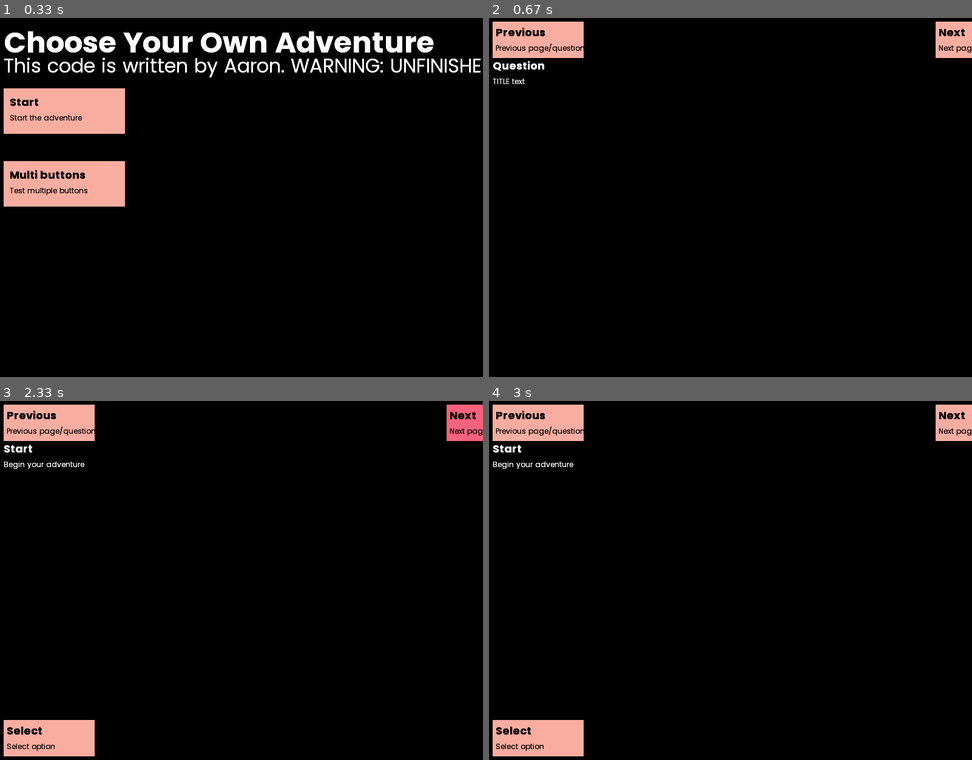
Above: before the commit, frames 1-4 (two rows, left to right).
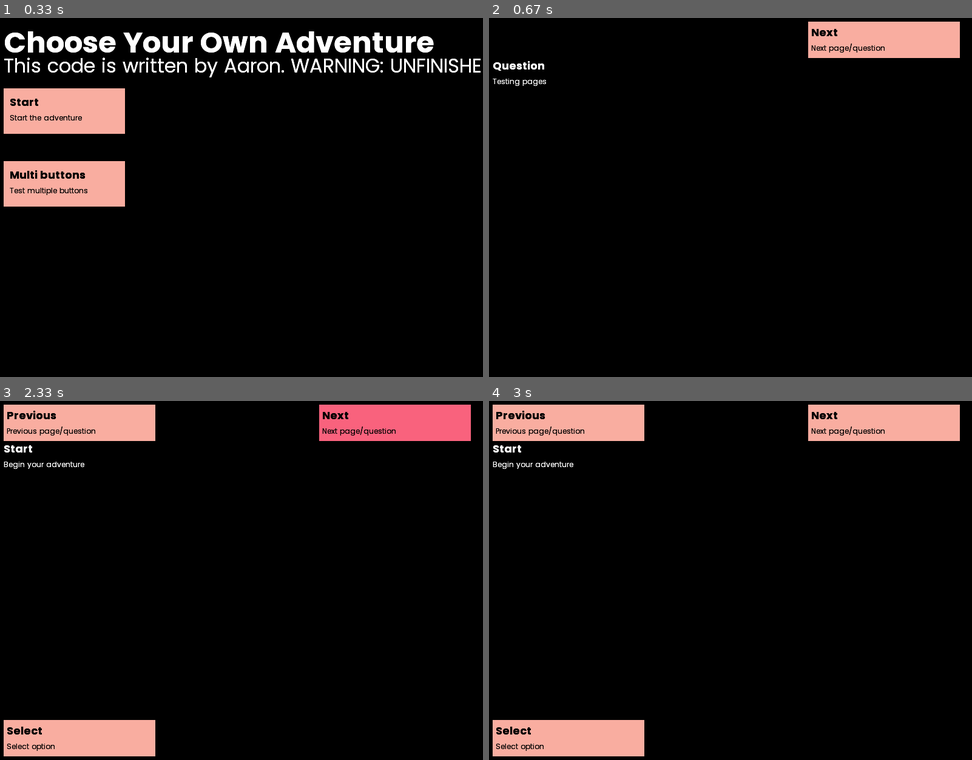
Above: after the commit, the same moments.

Repository: prawny-boy/Choose_Your_Own_Adventure
Game: pygame game, started from Pygame/pygame_CYOA.py
The game is run twice, just before and just after one commit, with the same random seed, the same clock (stepped at 60 frames per second) and the same inputs.
Inputs (mouse positions are in pixels of both pictures, inside the frame that each line leads up to):
- Up to frame 1 (0.33 s): no input
- Up to frame 2 (0.67 s): click "Multi buttons" at 0.38 s
- Up to frame 3 (2.33 s): click "Next" at 0.88 s; click (86, 666) at 1.22 s; click "Next" at 2.05 s
- Up to frame 4 (3 s): click (730, 623) at 2.38 s

Frame 1 is identical in both runs. In frame 2, 4.7% of the frame differs, in the area x 0-100%, y 1-19%; in frame 3, 5.4%, in the area x 19-100%, y 1-99%; in frame 4, 5.4%.

Commit message:
Upgrades to the page settings. Better button positions. Updated docstring. Only shows next/previous buttons if there is a next/previous page. Resets the current page for the next time it is used. More notes. Better button_text_list settings, allowing the change of the title.

Diff:
--- a/Pygame/pygame_CYOA.py
+++ b/Pygame/pygame_CYOA.py
@@ -182,9 +182,9 @@
                             heading_text_colour=colour_black, heading_text_font=font_poppins_bold_small,
                             body_text_colour=colour_black, body_text_font=font_poppins_small,
                             button_colour=colour1_melon, hover_colour=colour1_bright_pink_crayola,
-                            pages=False, next_page_button_settings=(740, 10, 150, 60, 5, "Next", colour_black, font_poppins_bold_small, "Next page/question", 30, colour_black, font_poppins_small, colour1_melon, colour1_bright_pink_crayola),
-                            previous_page_button_settings=(10, 10, 150, 60, 5, "Previous", colour_black, font_poppins_bold_small, "Previous page/question", 30, colour_black, font_poppins_small, colour1_melon, colour1_bright_pink_crayola),
-                            select_page_button_settings=(10, 530, 150, 60, 5, "Select", colour_black, font_poppins_bold_small, "Select option", 30, colour_black, font_poppins_small, colour1_melon, colour1_bright_pink_crayola)):
+                            pages=False, next_page_button_settings=(530, 10, 250, 60, 5, "Next", colour_black, font_poppins_bold_small, "Next page/question", 30, colour_black, font_poppins_small, colour1_melon, colour1_bright_pink_crayola),
+                            previous_page_button_settings=(10, 10, 250, 60, 5, "Previous", colour_black, font_poppins_bold_small, "Previous page/question", 30, colour_black, font_poppins_small, colour1_melon, colour1_bright_pink_crayola),
+                            select_page_button_settings=(10, 530, 250, 60, 5, "Select", colour_black, font_poppins_bold_small, "Select option", 30, colour_black, font_poppins_small, colour1_melon, colour1_bright_pink_crayola)):
 
     """
     Create multiple buttons with headings and subheadings.
@@ -219,13 +219,21 @@
         The colour of the button. Default is melon.
     hover_colour : tuple, optional
         The colour of the button when hovered over. Default is bright pink crayola.
+    pages : bool, optional
+        Whether there are multiple pages of buttons. Default is False.
+    next_page_button_settings : tuple, optional
+        Contains the settings for next page button. In order of (x, y, w, h, text_padding, heading_text, heading_text_colour, heading_text_font, body_text, body_text_offset, body_text_colour, body_text_font, button_colour, hover_colour). Default is (530, 10, 250, 60, 5, "Next", colour_black, font_poppins_bold_small, "Next page/question", 30, colour_black, font_poppins_small, colour1_melon, colour1_bright_pink_crayola).
+    previous_page_button_settings : tuple, optional
+        Contains the settings for previous page button. Same order as next_page_button_settings. Default is (10, 10, 250, 60, 5, "Previous", colour_black, font_poppins_bold_small, "Previous page/question", 30, colour_black, font_poppins_small, colour1_melon, colour1_bright_pink_crayola).
+    select_page_button_settings : tuple, optional
+        Contains the settings for select option button. Same order as next_page_button_settings. Default is (10, 530, 250, 60, 5, "Select", colour_black, font_poppins_bold_small, "Select option", 30, colour_black, font_poppins_small, colour1_melon, colour1_bright_pink_crayola)).
 
     Returns
     -------
     int
         The index (starting from 1) of the button that was clicked.
     bool
-        False if the button is not clicked.
+        False if no button is clicked.
     """
 
     global button_cooldown_end, current_page
@@ -248,22 +256,29 @@
     elif pages == True:
         page_amount = len(button_text_list)
 
-        # next button
-        next_button_clicked = create_button(*next_page_button_settings)
-        # previous button
-        previous_button_clicked = create_button(*previous_page_button_settings)
-
-        if current_page == 0:
-            display_heading(title="Question", title_colour=heading_text_colour, title_pos=(x, y), title_font=heading_text_font,
-                            subtext=button_text_list[0], subtext_colour=body_text_colour, subtext_pos=(x, y+y_offset), subtext_font=body_text_font)
-        else:
+        if current_page != page_amount - 1: # If not on the last page
+            # Next button
+            next_button_clicked = create_button(*next_page_button_settings)
+        else: next_button_clicked = False
+
+        if current_page != 0: # If not on the first page
+            # Previous button
+            previous_button_clicked = create_button(*previous_page_button_settings)
+        else: previous_button_clicked = False
+
+        if current_page == 0: # Question page
+            display_heading(title=button_text_list[0][0], title_colour=heading_text_colour, title_pos=(x, y), title_font=heading_text_font,
+                            subtext=button_text_list[0][1], subtext_colour=body_text_colour, subtext_pos=(x, y+y_offset), subtext_font=body_text_font)
+        else: # Choices page
             display_heading(title=button_text_list[current_page][0], title_colour=heading_text_colour, title_pos=(x, y), title_font=heading_text_font,
                             subtext=button_text_list[current_page][1], subtext_colour=body_text_colour, subtext_pos=(x, y+y_offset), subtext_font=body_text_font)
 
             clicked = create_button(*select_page_button_settings)
 
             if clicked:
-                return current_page # Return the index (starting from 1) of the clicked button
+                return_page = current_page # Make a copy of the current page, to return
+                current_page = 0 # Reset current page, for the next time this function is used
+                return return_page # Return the index (starting from 1) of the clicked button
 
         if next_button_clicked and current_page < page_amount - 1: current_page += 1
 
@@ -379,7 +394,7 @@
 
 
         # Example button list
-        button_texts = ["TITLE text", ("Start", "Begin your adventure"), ("Menu", "Go to the main menu"), ("Exit", "Exit the game"), ("Testing", sample_text)]
+        button_texts = [("Question", "Testing pages"), ("Start", "Begin your adventure"), ("Menu", "Go to the main menu"), ("Exit", "Exit the game"), ("Testing", sample_text)]
 
         # Inside the game loop
         clicked_button = create_multiple_buttons(button_text_list=button_texts, pages=True, x=10, y=70, y_offset=30, heading_text_colour=colour_white, body_text_colour=colour_white)
